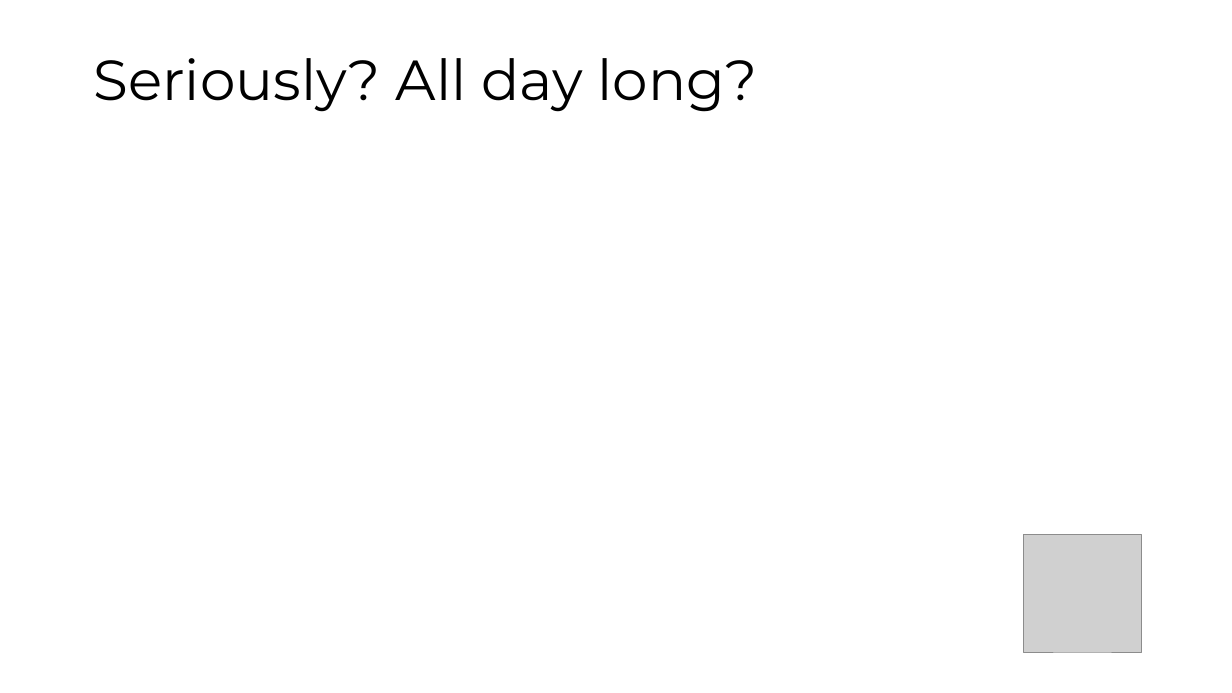
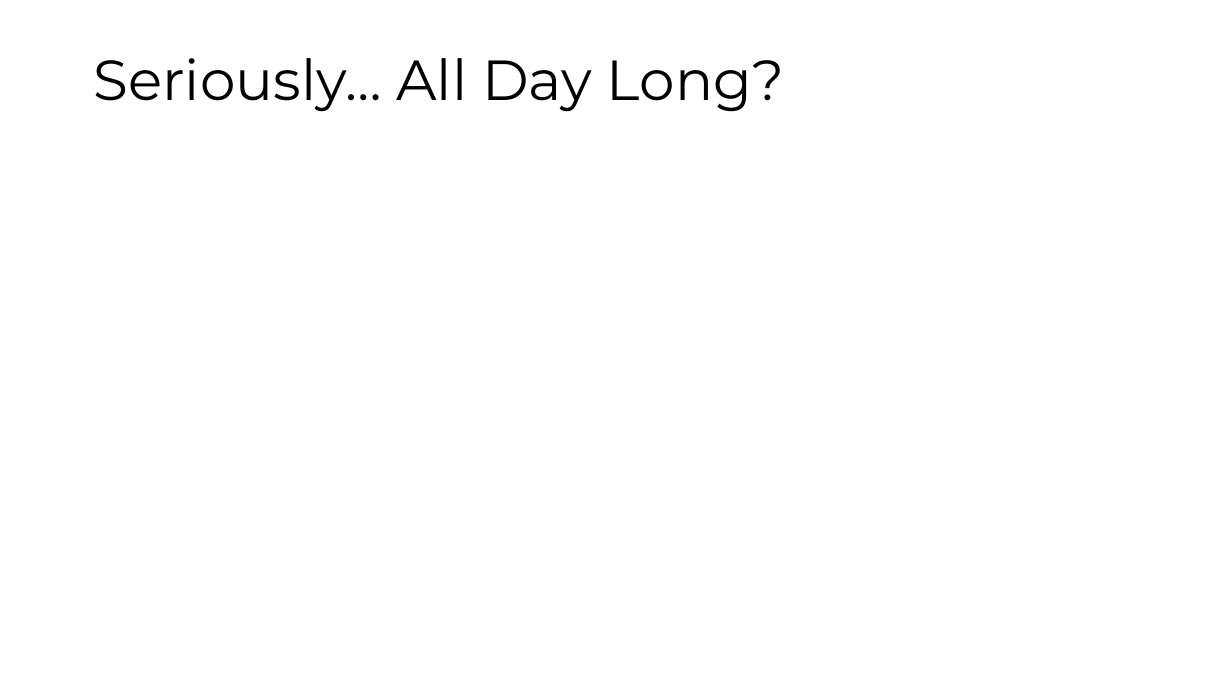
Before and after one commit to maatt4code/PicsAndStuff, a slide deck: slide 25 of Presentation/FXMM.pptx. Drawn at 1232x693 pixels with LibreOffice and Linux fonts; fonts in the diff are those of the drawing; grey boxes stand for pictures; background and template pictures are left out. Boxes give left, top, right and bottom in pixels: in the first picture for what was removed or moved away, otherwise in the second. Text is boxed around its words. In the diff, an @@ line names an element or a change of style, - is before the commit and + after.

```diff
--- a/Presentation/FXMM.pptx
+++ b/Presentation/FXMM.pptx
@@ text at (x1=94, y1=58, x2=785, y2=112): text changed @@
-Seriously? All day long?
+Seriously… All Day Long?
@@ picture removed at (x1=1024, y1=534, x2=1141, y2=652) @@
```
Also in this commit, not shown: 7 other slides changed.
